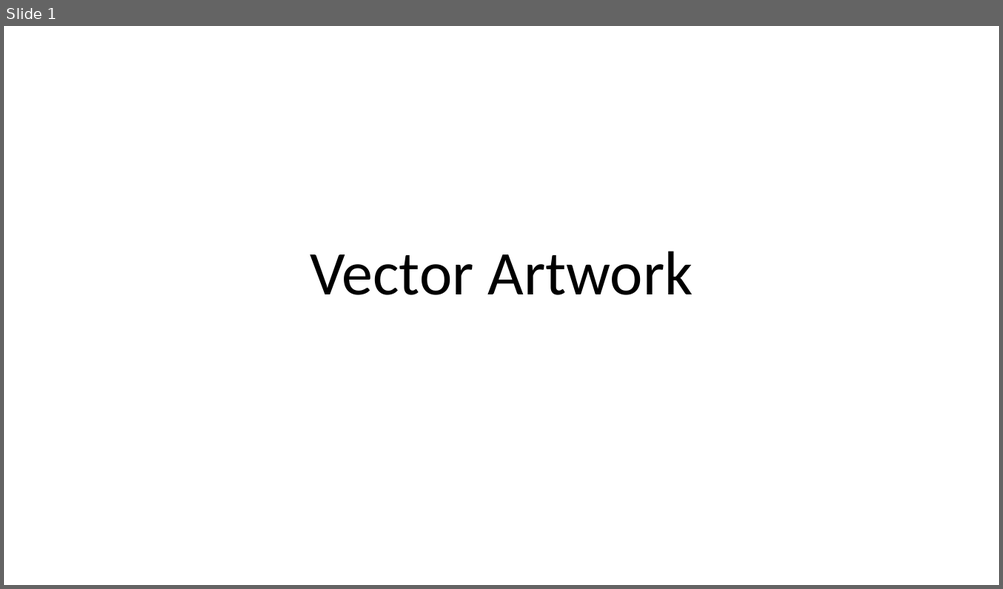
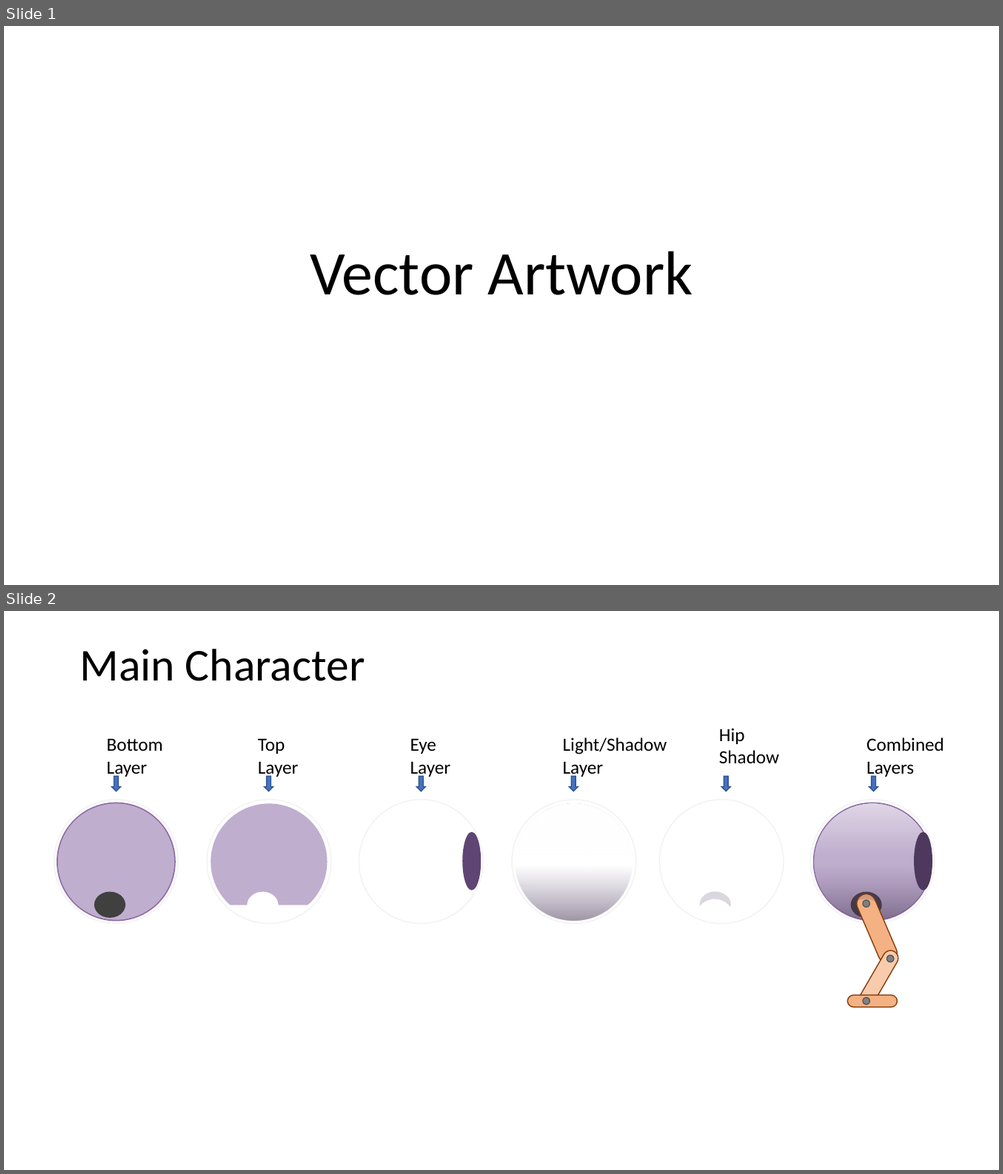
Before and after one commit to MillerMark/CodeRushed-1, a slide deck: Design Notes/Game 1 - Vector Artwork.pptx. Shown one above the other, each under a label of ours: slide 1 before the commit, slides 1 and 2 after it. The pictures are 1003x589 and 1003x1174 pixels, drawn with LibreOffice and Linux fonts; fonts in the diff are those of the drawing. Boxes give left, top, right and bottom in pixels: in the first picture for what was removed or moved away, otherwise in the second. Text is boxed around its words. In the diff, an @@ line names an element or a change of style, - is before the commit and + after.

```diff
--- a/Design Notes/Game 1 - Vector Artwork.pptx
+++ b/Design Notes/Game 1 - Vector Artwork.pptx
@@ slide 2 added at (x1=4, y1=611, x2=999, y2=1170), background #FFFFFF @@
@@ title added at (x1=79, y1=649, x2=364, y2=681), 44 pt, text #000000 @@
+Main Character
@@ text added at (x1=107, y1=738, x2=163, y2=778), 18 pt, text #000000 @@
+Bottom
+Layer
@@ text added at (x1=258, y1=738, x2=299, y2=778), 18 pt, text #000000 @@
+Top
+Layer
@@ text added at (x1=410, y1=738, x2=451, y2=778), 18 pt, text #000000 @@
+Eye
+Layer
@@ text added at (x1=563, y1=738, x2=667, y2=778), 18 pt, text #000000 @@
+Light/Shadow
+Layer
@@ text added at (x1=719, y1=728, x2=779, y2=763), 18 pt, text #000000 @@
+Hip Shadow
@@ text added at (x1=866, y1=738, x2=944, y2=778), 18 pt, text #000000 @@
+Combined
+Layers
@@ right arrow added at (x1=111, y1=777, x2=120, y2=792), fill #4472C4, outline #325491 1 pt @@
@@ right arrow added at (x1=264, y1=777, x2=273, y2=792), fill #4472C4, outline #325491 1 pt @@
@@ right arrow added at (x1=417, y1=777, x2=426, y2=792), fill #4472C4, outline #325491 1 pt @@
@@ right arrow added at (x1=569, y1=777, x2=578, y2=792), fill #4472C4, outline #325491 1 pt @@
@@ right arrow added at (x1=721, y1=777, x2=730, y2=792), fill #4472C4, outline #325491 1 pt @@
@@ right arrow added at (x1=869, y1=777, x2=878, y2=792), fill #4472C4, outline #325491 1 pt @@
@@ ellipse added at (x1=207, y1=800, x2=331, y2=923), outline #F2F2F2 1 pt @@
@@ freeform shape added at (x1=210, y1=803, x2=327, y2=905), fill #C0AECE @@
@@ ellipse added at (x1=359, y1=800, x2=483, y2=923), outline #F2F2F2 1 pt @@
@@ ellipse added at (x1=512, y1=800, x2=636, y2=923), outline #F2F2F2 1 pt @@
@@ ellipse added at (x1=516, y1=804, x2=632, y2=920), fill gradient #FFFFFF to #5F4573 to #3F2E4C @@
@@ ellipse added at (x1=659, y1=800, x2=783, y2=923), outline #F2F2F2 1 pt @@
@@ freeform shape added at (x1=814, y1=803, x2=930, y2=905), fill #C0AECE @@
@@ ellipse added at (x1=814, y1=803, x2=930, y2=920), fill gradient #FFFFFF to #5F4573 to #3F2E4C @@
@@ ellipse added at (x1=462, y1=832, x2=481, y2=890), fill #5F4573 @@
@@ ellipse added at (x1=913, y1=832, x2=932, y2=890), fill #4E385E @@
@@ group added at (x1=54, y1=800, x2=178, y2=923): 4 ellipses @@
@@ freeform shape added at (x1=700, y1=890, x2=732, y2=908), fill #4E385E at 20% opacity @@
@@ group added at (x1=811, y1=800, x2=934, y2=923): 4 ellipses @@
@@ freeform shape added at (x1=851, y1=890, x2=883, y2=908), fill #4E385E at 20% opacity @@
@@ group added at (x1=848, y1=891, x2=902, y2=1010): 3 rounded rectangles, 3 ellipses @@
```
Also in this commit, not shown: 1 slide changed, 15 other slides added, 1 slide removed, 2 other files.
